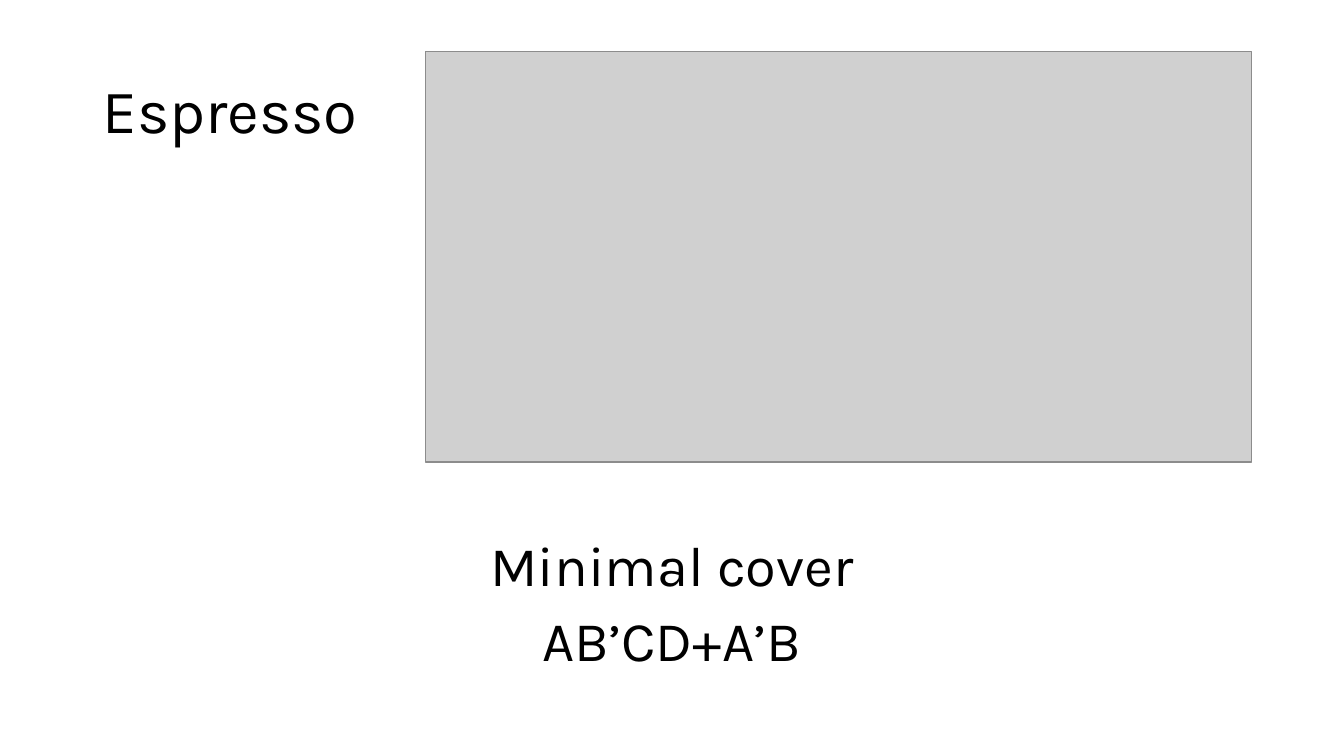
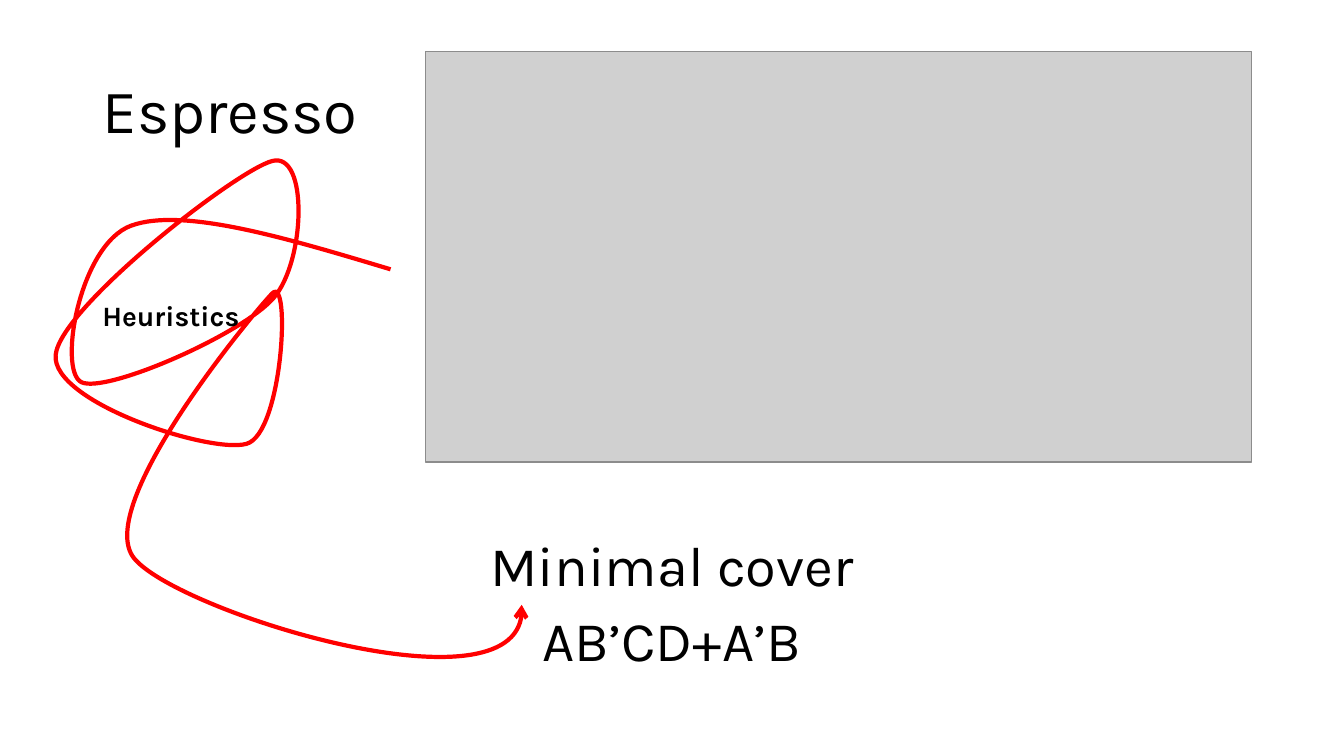
Before and after one commit to us-ja/GWAS_Internship_2025, a slide deck: slide 3 of Documentation/Presentation for Wit.pptx. Drawn at 1344x756 pixels with LibreOffice and Linux fonts; fonts in the diff are those of the drawing; grey boxes stand for pictures. Boxes give left, top, right and bottom in pixels: in the first picture for what was removed or moved away, otherwise in the second. Text is boxed around its words. In the diff, an @@ line names an element or a change of style, - is before the commit and + after.

Commit message:
add heuristics to presentation

```diff
--- a/Documentation/Presentation for Wit.pptx
+++ b/Documentation/Presentation for Wit.pptx
@@ freeform shape added at [55,160,522,656], outline #FF0000 3 pt @@
@@ text added at [102,306,239,334], 20 pt, text #000000, bold @@
+Heuristics
```
